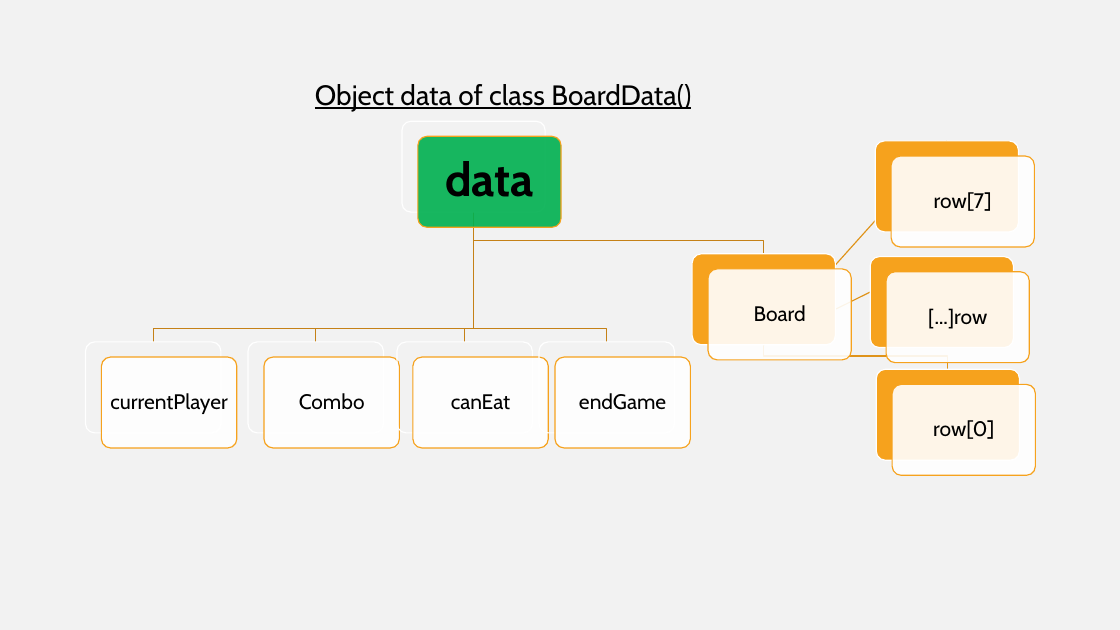
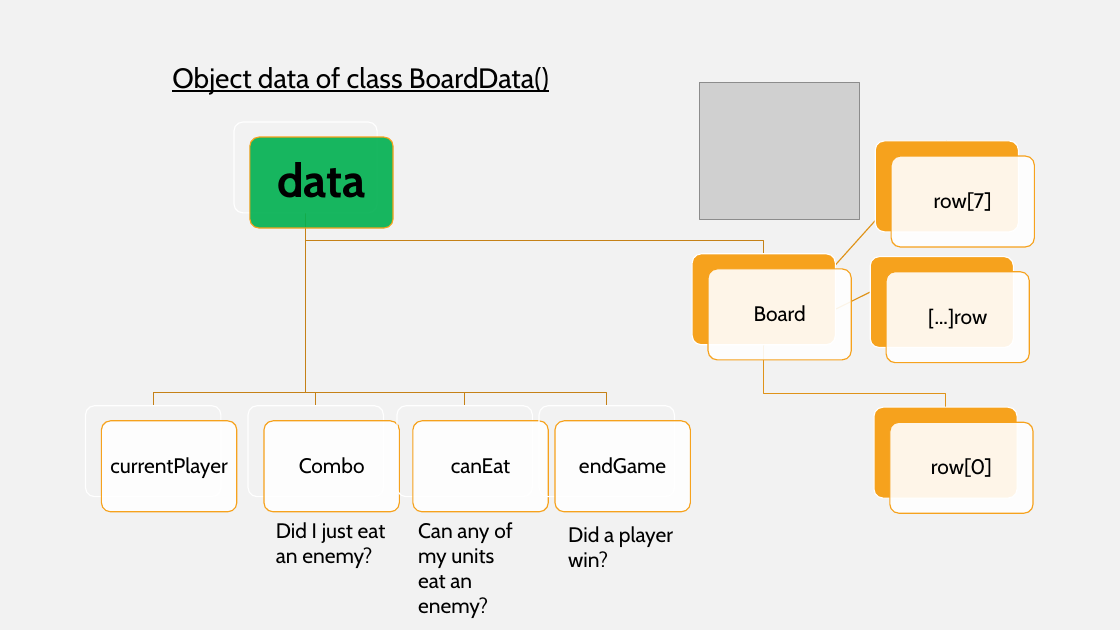
Before and after one commit to yaniv-cohen/Checkers-My-first-project, a slide deck: slide 3 of Checkers/images/מצגת קוד.pptx. Drawn at 1120x630 pixels with LibreOffice and Linux fonts; fonts in the diff are those of the drawing; grey boxes stand for pictures. Boxes give left, top, right and bottom in pixels: in the first picture for what was removed or moved away, otherwise in the second. Text is boxed around its words. In the diff, an @@ line names an element or a change of style, - is before the commit and + after.

Commit message:
presentation fixes

```diff
--- a/Checkers/images/מצגת קוד.pptx
+++ b/Checkers/images/מצגת קוד.pptx
@@ text "Object data of class BoardData()" moved from (x1=315, y1=84, x2=691, y2=111) to (x1=172, y1=67, x2=549, y2=94) @@
@@ picture added at (x1=700, y1=82, x2=860, y2=219) @@
@@ 2 rounded rectangles, 1 text moved together from (x1=402, y1=121, x2=560, y2=227) to (x1=234, y1=122, x2=392, y2=228) @@
@@ freeform shape added at (x1=153, y1=213, x2=305, y2=406), outline #C58217 1 pt @@
@@ freeform shape resized from (x1=316, y1=213, x2=474, y2=343) to (x1=306, y1=213, x2=465, y2=406) @@
@@ freeform shape resized from (x1=474, y1=213, x2=764, y2=255) to (x1=306, y1=213, x2=764, y2=254) @@
@@ freeform shape resized from (x1=465, y1=213, x2=474, y2=343) to (x1=306, y1=213, x2=607, y2=406) @@
@@ freeform shape resized from (x1=153, y1=213, x2=473, y2=343) to (x1=306, y1=213, x2=316, y2=406) @@
@@ freeform shape removed at (x1=474, y1=213, x2=607, y2=343) @@
@@ freeform shape resized from (x1=764, y1=344, x2=948, y2=369) to (x1=764, y1=344, x2=945, y2=407) @@
@@ 8 rounded rectangles, 4 texts moved together from (x1=86, y1=342, x2=691, y2=448) to (x1=86, y1=406, x2=691, y2=512) @@
@@ 2 rounded rectangles, 1 text moved together from (x1=876, y1=370, x2=1035, y2=476) to (x1=874, y1=408, x2=1033, y2=513) @@
@@ text added at (x1=276, y1=522, x2=386, y2=568), 18 pt, text #000000 @@
+Did I just eat an enemy?
@@ text added at (x1=418, y1=522, x2=512, y2=618), 18 pt, text #000000 @@
+Can any of
+my units
+eat an enemy?
@@ text added at (x1=568, y1=526, x2=673, y2=567), 18 pt, text #000000 @@
+Did a player win?
```
Also in this commit, not shown: 2 other slides changed, 1 other file.
